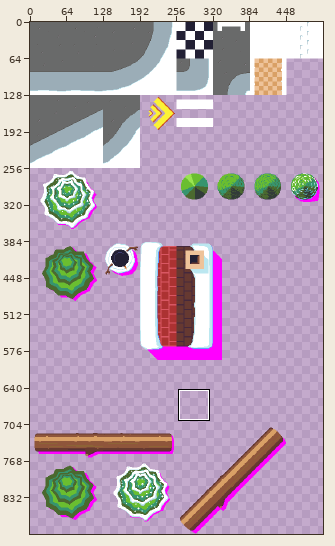
Edited in one commit: pixel-art file (core/assets-src/maps/snow.ase). Above: a wide view before the commit, with the close-up outlined.
Close-up. Before the edit:
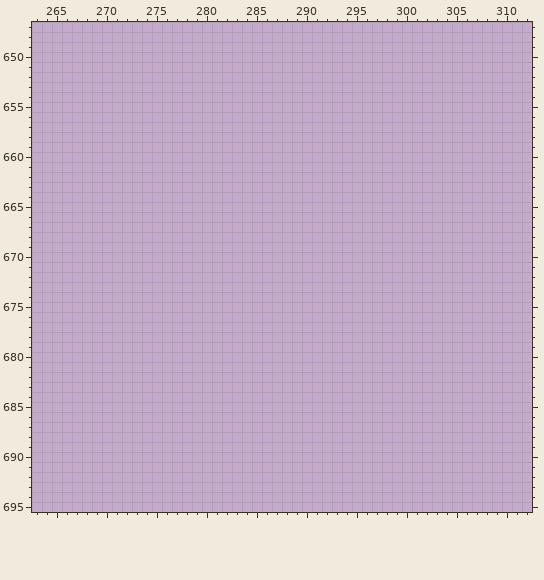
512x896 pixels, 1 frame. Shown: x 263..312, y 647..695. The commit also changed other parts of the picture, which this record leaves out.
Once edited:
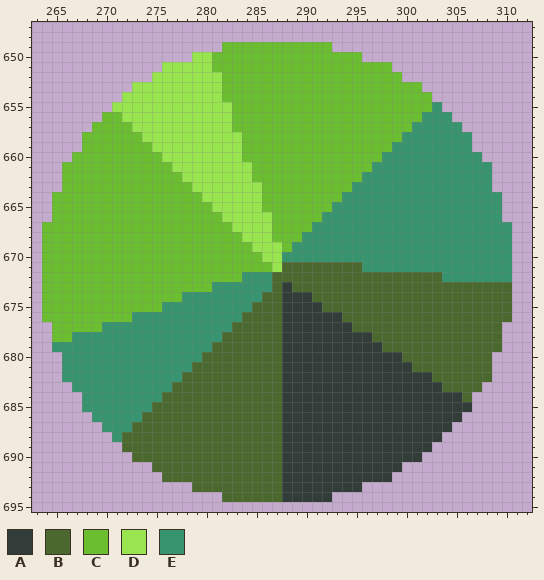
Palette (. is transparent): A #323c39  B #4b692f  C #6abe30  D #99e550  E #37946e
Difference:
@@ x 263..312 @@
 648 ..................................................
-649 ..................................................
-650 ..................................................
-651 ..................................................
-652 ..................................................
-653 ..................................................
-654 ..................................................
-655 ..................................................
-656 ..................................................
-657 ..................................................
-658 ..................................................
-659 ..................................................
-660 ..................................................
-661 ..................................................
-662 ..................................................
-663 ..................................................
-664 ..................................................
-665 ..................................................
-666 ..................................................
-667 ..................................................
-668 ..................................................
-669 ..................................................
-670 ..................................................
-671 ..................................................
-672 ..................................................
-673 ..................................................
-674 ..................................................
-675 ..................................................
-676 ..................................................
-677 ..................................................
-678 ..................................................
-679 ..................................................
-680 ..................................................
-681 ..................................................
-682 ..................................................
-683 ..................................................
-684 ..................................................
-685 ..................................................
-686 ..................................................
-687 ..................................................
-688 ..................................................
-689 ..................................................
-690 ..................................................
-691 ..................................................
-692 ..................................................
-693 ..................................................
-694 ..................................................
+649 ...................CCCCCCCCCCC....................
+650 ................DDCCCCCCCCCCCCCCC.................
+651 .............DDDDDCCCCCCCCCCCCCCCCCC..............
+652 ............DDDDDDDCCCCCCCCCCCCCCCCCC.............
+653 ..........DDDDDDDDDCCCCCCCCCCCCCCCCCCCC...........
+654 .........DDDDDDDDDDCCCCCCCCCCCCCCCCCCCCC..........
+655 ........DDDDDDDDDDDDCCCCCCCCCCCCCCCCCCCCE.........
+656 .......CCDDDDDDDDDDDCCCCCCCCCCCCCCCCCCCEEE........
+657 ......CCCCDDDDDDDDDDCCCCCCCCCCCCCCCCCCEEEEE.......
+658 .....CCCCCCDDDDDDDDDDCCCCCCCCCCCCCCCCEEEEEEE......
+659 .....CCCCCCCDDDDDDDDDCCCCCCCCCCCCCCCEEEEEEEE......
+660 ....CCCCCCCCCDDDDDDDDCCCCCCCCCCCCCCEEEEEEEEEE.....
+661 ...CCCCCCCCCCCDDDDDDDDCCCCCCCCCCCCEEEEEEEEEEEE....
+662 ...CCCCCCCCCCCCDDDDDDDCCCCCCCCCCCEEEEEEEEEEEEE....
+663 ...CCCCCCCCCCCCCDDDDDDDCCCCCCCCCEEEEEEEEEEEEEE....
+664 ..CCCCCCCCCCCCCCCDDDDDDCCCCCCCCEEEEEEEEEEEEEEEE...
+665 ..CCCCCCCCCCCCCCCCDDDDDCCCCCCCEEEEEEEEEEEEEEEEE...
+666 ..CCCCCCCCCCCCCCCCCDDDDDCCCCCEEEEEEEEEEEEEEEEEE...
+667 .CCCCCCCCCCCCCCCCCCCDDDDCCCCEEEEEEEEEEEEEEEEEEEE..
+668 .CCCCCCCCCCCCCCCCCCCCDDDCCCEEEEEEEEEEEEEEEEEEEEE..
+669 .CCCCCCCCCCCCCCCCCCCCCDDDCEEEEEEEEEEEEEEEEEEEEEE..
+670 .CCCCCCCCCCCCCCCCCCCCCCDDEEEEEEEEEEEEEEEEEEEEEEE..
+671 .CCCCCCCCCCCCCCCCCCCCCCCDBBBBBBBBEEEEEEEEEEEEEEE..
+672 .CCCCCCCCCCCCCCCCCCCCEEEBBBBBBBBBBBBBBBBBEEEEEEE..
+673 .CCCCCCCCCCCCCCCCCEEEEEEBABBBBBBBBBBBBBBBBBBBBBB..
+674 .CCCCCCCCCCCCCCEEEEEEEEBBAAABBBBBBBBBBBBBBBBBBBB..
+675 .CCCCCCCCCCCCEEEEEEEEEBBBAAAABBBBBBBBBBBBBBBBBBB..
+676 .CCCCCCCCCEEEEEEEEEEEBBBBAAAAAABBBBBBBBBBBBBBBBB..
+677 ..CCCCCEEEEEEEEEEEEEBBBBBAAAAAAABBBBBBBBBBBBBBB...
+678 ..CCEEEEEEEEEEEEEEEBBBBBBAAAAAAAAABBBBBBBBBBBBB...
+679 ..EEEEEEEEEEEEEEEEBBBBBBBAAAAAAAAAABBBBBBBBBBBB...
+680 ...EEEEEEEEEEEEEEBBBBBBBBAAAAAAAAAAAABBBBBBBBB....
+681 ...EEEEEEEEEEEEEBBBBBBBBBAAAAAAAAAAAAABBBBBBBB....
+682 ...EEEEEEEEEEEEBBBBBBBBBBAAAAAAAAAAAAAAABBBBBB....
+683 ....EEEEEEEEEEBBBBBBBBBBBAAAAAAAAAAAAAAAABBBB.....
+684 .....EEEEEEEEBBBBBBBBBBBBAAAAAAAAAAAAAAAAAAB......
+685 .....EEEEEEEBBBBBBBBBBBBBAAAAAAAAAAAAAAAAAAA......
+686 ......EEEEEBBBBBBBBBBBBBBAAAAAAAAAAAAAAAAAA.......
+687 .......EEEBBBBBBBBBBBBBBBAAAAAAAAAAAAAAAAA........
+688 ........EBBBBBBBBBBBBBBBBAAAAAAAAAAAAAAAA.........
+689 .........BBBBBBBBBBBBBBBBAAAAAAAAAAAAAAA..........
+690 ..........BBBBBBBBBBBBBBBAAAAAAAAAAAAAA...........
+691 ............BBBBBBBBBBBBBAAAAAAAAAAAA.............
+692 .............BBBBBBBBBBBBAAAAAAAAAAA..............
+693 ................BBBBBBBBBAAAAAAAA.................
+694 ...................BBBBBBAAAAA....................
 695 ..................................................
